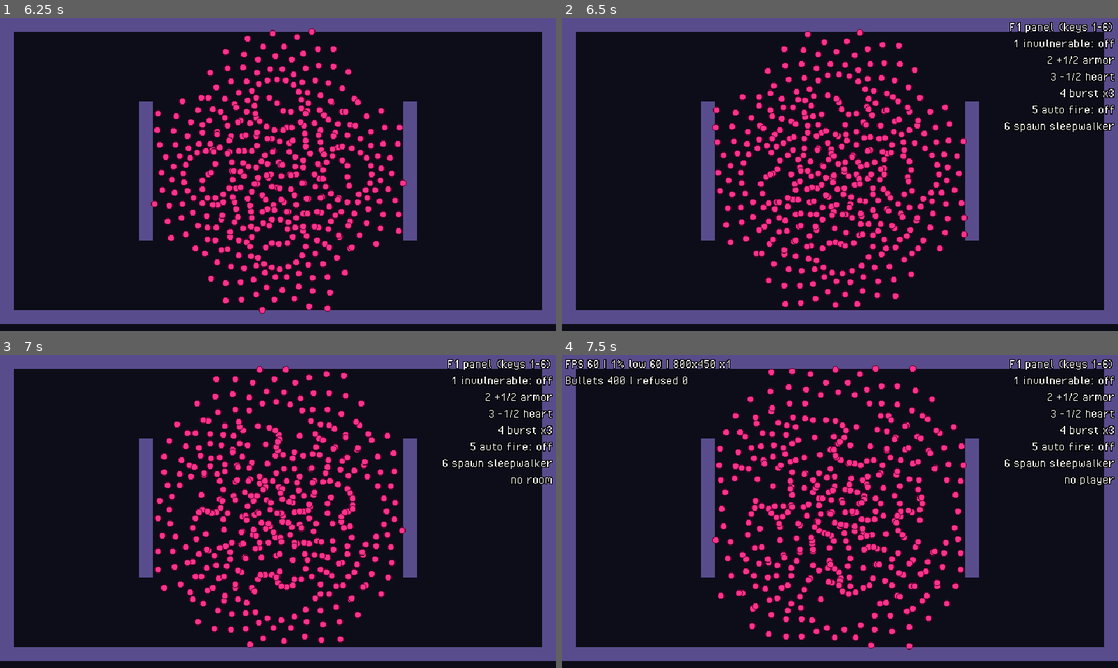
Above: before the commit, frames 1-4 (two rows, left to right).
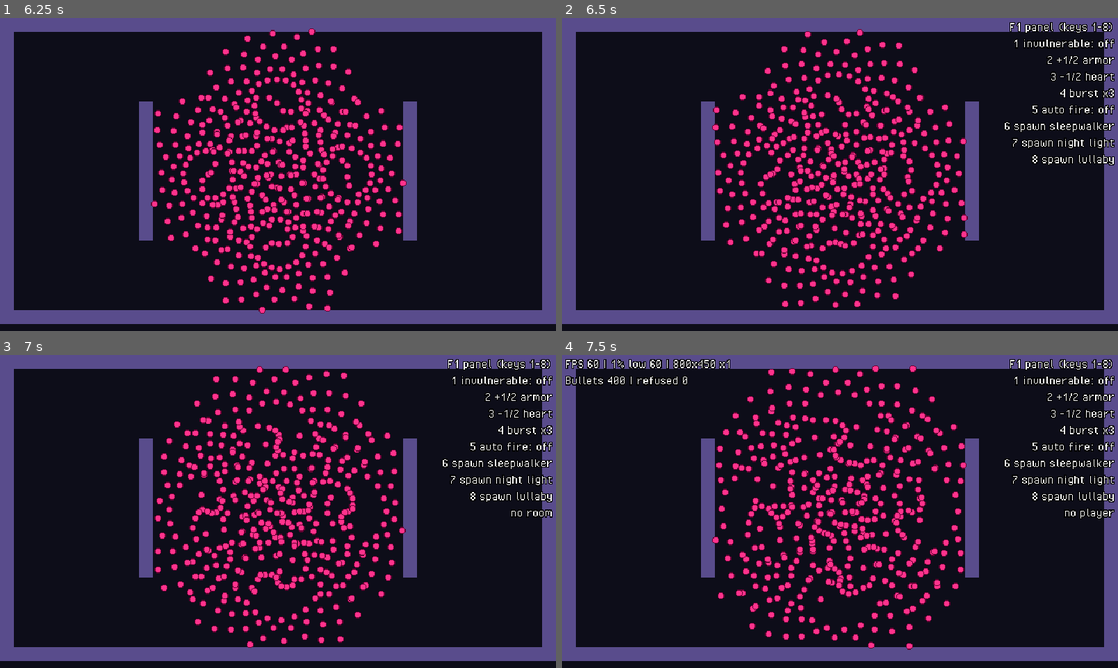
Above: after the commit, the same moments.

Repository: Kroustille/hypnagogia
Game: Godot game, scene res://main/main.tscn
Two runs of this game, one before a commit and one after it. Both use one fixed random seed, a clock stepped at 60 frames per second and the inputs below.
Inputs (mouse positions are in pixels of both pictures, inside the frame that each line leads up to):
- Up to frame 1 (6.25 s): tap Enter at 0.5 s; move the mouse to (400, 158) at 0.52 s; press the mouse at (400, 158) at 0.53 s; hold D (move_right) 0.53-1.28 s; tap 7 at 0.8, 1.35, 3.8, 5.1 s; move the mouse to (166, 190) at 1.27 s; release the mouse at (166, 190) at 1.28 s; hold S (move_down) 1.28-2.03 s; tap 8 at 1.55, 2.1, 4.55, 5.85 s; move the mouse to (333, 105) at 2.02 s; hold D (move_right) 2.03-2.78 s; tap 6 at 2.3, 2.85, 5.3 s; move the mouse to (250, 237) at 2.77 s; hold W (move_up) 2.78-3.53 s; click (250, 237) at 3.05 s; move the mouse to (444, 221) at 3.52 s; hold A (move_left) 3.53-5.03 s; tap Space (dash) at 3.6 s; tap F5 (debug_load_test) at 4.15 s; move the mouse to (111, 127) at 4.27 s; click (111, 127) at 4.35 s; tap F4 (debug_slow_motion) at 4.9 s; move the mouse to (305, 174) at 5.02 s; hold S (move_down) 5.03-5.78 s; tap F2 (debug_toggle_collisions) at 5.65 s; move the mouse to (194, 96) at 5.77 s; hold D (move_right) from 5.78 s (still down); click (194, 96) at 6.05 s
- Up to frame 2 (6.5 s): keep holding D (move_right); tap F1 (debug_toggle_panel) at 6.4 s
- Up to frame 3 (7 s): move the mouse to (400, 495) at 6.52 s; release D (move_right) at 6.53 s; hold W (move_up) from 6.53 s (still down); tap 6 at 6.6 s; tap 7 at 6.8 s
- Up to frame 4 (7.5 s): tap F3 (debug_toggle_perf) at 7.15 s; move the mouse to (728, 527) at 7.27 s; release W (move_up) at 7.28 s; hold D (move_right) from 7.28 s (still down); tap 1 at 7.35 s

Frame 1 is identical in both runs. In frame 2, 0.7% of the frame differs, in the area x 80-100%, y 2-48%; in frame 3, 0.8%; in frame 4, 0.9%, in the area x 80-100%, y 2-53%.

Commit message:
feat(rooms): give the enemy bullet manager to spawned enemies
The arena keeps EnemyBullets, draws it above the world and passes it to
every enemy. The F1 panel spawns the shooters (keys 7 and 8) and its test
emitter uses the reserved look.

Co-Authored-By: Claude Sonnet 5.5 <noreply@anthropic.com>

Diff:
--- a/game/debug/debug_panel.gd
+++ b/game/debug/debug_panel.gd
@@ -1,32 +1,29 @@
 class_name DebugPanel
 extends Control
-## F1 debug panel (AR24): commands on keys 1 to 6 while it is visible and the game is not paused.
+## F1 debug panel (AR24): commands on keys 1 to 8 while it is visible and the game is not paused.
 ## It only calls public methods of the game (Health, Hurtbox, BulletManager), never private fields.
 ## Instantiated by Main in debug builds only. Texts are technical readouts: they intentionally bypass tr()
 ## (exemption of debug/).
 
 ## Debug values of the test emitter, not GDD values.
 const EMITTER_BULLET_SPEED: float = 5.0 # tiles per second
-const EMITTER_BULLET_RADIUS: float = 0.25 # tiles
 const EMITTER_BULLET_LIFETIME: float = 10.0 # seconds
-const EMITTER_BULLET_SIZE: int = 8 # pixels
-const EMITTER_BULLET_COLOR: Color = Color(1.0, 0.35, 0.6)
 const BURST_COUNT: int = 3
 const BURST_SPREAD_DEGREES: float = 15.0
 const AUTO_FIRE_INTERVAL: float = 0.25 # seconds
 const REFRESH_INTERVAL: float = 0.25
 
-## Debug request of the sleepwalker command: top center of the playable area, replaced by the room when too close.
+## Debug request of the spawn commands: top center of the playable area, replaced by the room when too close.
 const SPAWN_REQUEST: Vector2 = Vector2(304, 40)
 const SLEEPWALKER_DEF: EnemyDef = preload("res://data/enemies/sleepwalker.tres")
+const NIGHT_LIGHT_DEF: EnemyDef = preload("res://data/enemies/night_light.tres")
+const LULLABY_DEF: EnemyDef = preload("res://data/enemies/lullaby.tres")
 
 var _auto_fire: bool = false
 var _auto_ticks: float = 0.0
 var _last_message: String = ""
 var _since_refresh: float = 0.0
 var _params: BulletParams = BulletParams.new()
-## instance_id of the manager the appearance was added to: a new arena (F5) needs a new appearance.
-var _appearance_manager_id: int = 0
 
 @onready var _label: Label = %Label
 
@@ -58,7 +55,11 @@
 		KEY_5:
 			_toggle_auto_fire()
 		KEY_6:
-			_spawn_sleepwalker()
+			_spawn(SLEEPWALKER_DEF, "sleepwalker")
+		KEY_7:
+			_spawn(NIGHT_LIGHT_DEF, "night light")
+		KEY_8:
+			_spawn(LULLABY_DEF, "lullaby")
 		_:
 			handled = false
 	if handled:
@@ -117,17 +118,17 @@
 	_log("hit applied" if accepted else "hit ignored (invulnerable or dead)")
 
 
-## Asks the active room for a sleepwalker (story 2.6 replaces this with the chosen enemy).
-func _spawn_sleepwalker() -> void:
+## Asks the active room for an enemy (story 2.6 replaces keys 6 to 8 with the chosen enemy).
+func _spawn(def: EnemyDef, label: String) -> void:
 	var room: Arena = get_tree().get_first_node_in_group(Const.GROUP_ROOM) as Arena # never cached: F5 and restarts recreate it
 	if room == null:
 		_last_message = "no room"
 		return
-	var enemy: Enemy = room.spawn_enemy(SLEEPWALKER_DEF, SPAWN_REQUEST)
+	var enemy: Enemy = room.spawn_enemy(def, SPAWN_REQUEST)
 	if enemy == null:
 		_log("spawn refused")
 	else:
-		_log("sleepwalker spawned at %s" % enemy.global_position)
+		_log("%s spawned at %s" % [label, enemy.global_position])
 
 
 func _fire_burst() -> void:
@@ -150,15 +151,13 @@
 	if manager == null:
 		_last_message = "no enemy bullet manager"
 		return false
-	if _appearance_manager_id != manager.get_instance_id():
-		var appearance: int = manager.add_appearance(_make_texture())
-		if appearance < 0:
-			_last_message = "appearance refused"
-			return false
-		_appearance_manager_id = manager.get_instance_id()
-		_params.appearance = appearance
+	var appearance: int = manager.add_appearance(EnemyBulletLook.texture()) # same index every time: no duplicate
+	if appearance < 0:
+		_last_message = "appearance refused"
+		return false
+	_params.appearance = appearance
 	_params.speed = EMITTER_BULLET_SPEED
-	_params.radius = EMITTER_BULLET_RADIUS
+	_params.radius = Tuning.COMBAT.enemy_bullet_radius
 	_params.lifetime = EMITTER_BULLET_LIFETIME
 	_params.damage = Tuning.COMBAT.hit_damage_half_hearts
 	var origin: Vector2 = Vector2((Const.ROOM_TILES.x + 2) * Const.TILE_SIZE / 2.0, 2.5 * Const.TILE_SIZE)
@@ -200,13 +199,15 @@
 		return
 	var player: Player = get_tree().get_first_node_in_group(Const.GROUP_PLAYER) as Player
 	var lines: PackedStringArray = PackedStringArray([
-		"F1 panel (keys 1-6)",
+		"F1 panel (keys 1-8)",
 		"1 invulnerable: %s" % ("on" if _invulnerable_now(player) else "off"),
 		"2 +1/2 armor",
 		"3 -1/2 heart",
 		"4 burst x%d" % BURST_COUNT,
 		"5 auto fire: %s" % ("on" if _auto_fire else "off"),
 		"6 spawn sleepwalker",
+		"7 spawn night light",
+		"8 spawn lullaby",
 	])
 	if player != null:
 		var health: Health = player.health
@@ -222,13 +223,3 @@
 
 func _invulnerable_now(player: Player) -> bool:
 	return player != null and player.health.is_forced_invulnerable()
-
-
-func _make_texture() -> Texture2D:
-	var image: Image = Image.create(EMITTER_BULLET_SIZE, EMITTER_BULLET_SIZE, false, Image.FORMAT_RGBA8)
-	var center: Vector2 = Vector2.ONE * EMITTER_BULLET_SIZE / 2.0
-	for y: int in EMITTER_BULLET_SIZE:
-		for x: int in EMITTER_BULLET_SIZE:
-			if (Vector2(x + 0.5, y + 0.5) - center).length() <= center.x:
-				image.set_pixel(x, y, EMITTER_BULLET_COLOR)
-	return ImageTexture.create_from_image(image)
--- a/game/debug/debug_panel.tscn
+++ b/game/debug/debug_panel.tscn
@@ -19,7 +19,7 @@
 offset_left = -250.0
 offset_top = 2.0
 offset_right = -4.0
-offset_bottom = 120.0
+offset_bottom = 144.0
 grow_horizontal = 0
 horizontal_alignment = 2
 theme_override_colors/font_outline_color = Color(0, 0, 0, 1)
--- a/game/rooms/arena/arena.gd
+++ b/game/rooms/arena/arena.gd
@@ -1,7 +1,7 @@
 class_name Arena
 extends Node2D
 ## One-screen room: 36x19 playable tiles inside a closed wall frame, a fixed camera, the player's
-## BulletManager, the enemy BulletManager (it hits the player's hurtbox), training targets and the enemies.
+## BulletManager, the enemy BulletManager (it hits the player's hurtbox; given to every enemy, drawn above the whole world), training targets and the enemies.
 ## Enemies appear only through spawn_enemy() (group "room" lets debug tools find the active room); none at launch.
 ## The room counts them alive until they leave the tree.
 ## Floor and Walls are built in code for now (same node names as the painted rooms of epic 4).
@@ -38,6 +38,7 @@
 @onready var _targets: Node2D = %Targets
 @onready var _enemies: Node2D = %Enemies
 var _player_bullets: BulletManager
+var _enemy_bullets: BulletManager
 var _alive: int = 0
 
 
@@ -95,7 +96,7 @@
 		Log.error("room", "scene of %s is not an Enemy" % def.id)
 		_assert_failed("EnemyDef.scene must have an Enemy root")
 		return null
-	enemy.setup(def, _player, _player.hurtbox) # before add_child()
+	enemy.setup(def, _player, _player.hurtbox, _enemy_bullets) # before add_child()
 	enemy.position = position_px
 	_enemies.add_child(enemy)
 	if enemy.hurtbox == null or enemy.process_mode == Node.PROCESS_MODE_DISABLED:
@@ -143,10 +144,14 @@
 		_player.equip_bullets(bullets)
 
 
-## The enemy BulletManager, at the room origin. It has no look: whoever fires adds its own appearance.
+## The enemy BulletManager, at the room origin, kept to give to every enemy. It has no look: the first shooter adds
+## EnemyBulletLook.texture(), the next ones get the same index. Drawn above everything else in the world, damage
+## numbers included (NFR8).
 func _setup_enemy_bullets() -> void:
 	var bullets: BulletManager = BulletManager.new()
+	_enemy_bullets = bullets
 	bullets.name = "EnemyBullets"
+	bullets.z_index = Const.Z_INDEX_ENEMY_BULLETS
 	bullets.camp = BulletManager.Camp.ENEMY
 	bullets.capacity = ENEMY_BULLET_CAPACITY
 	var solid_layers: Array[TileMapLayer] = [_walls]
